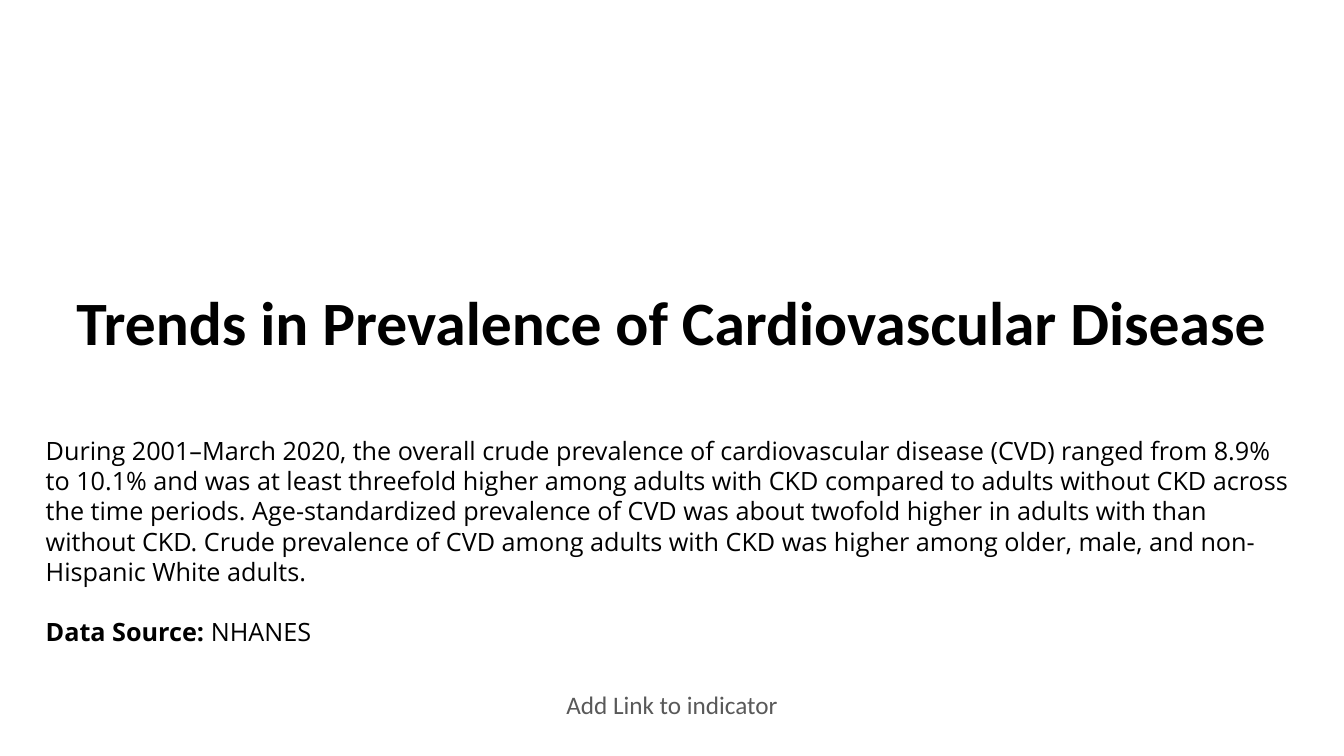
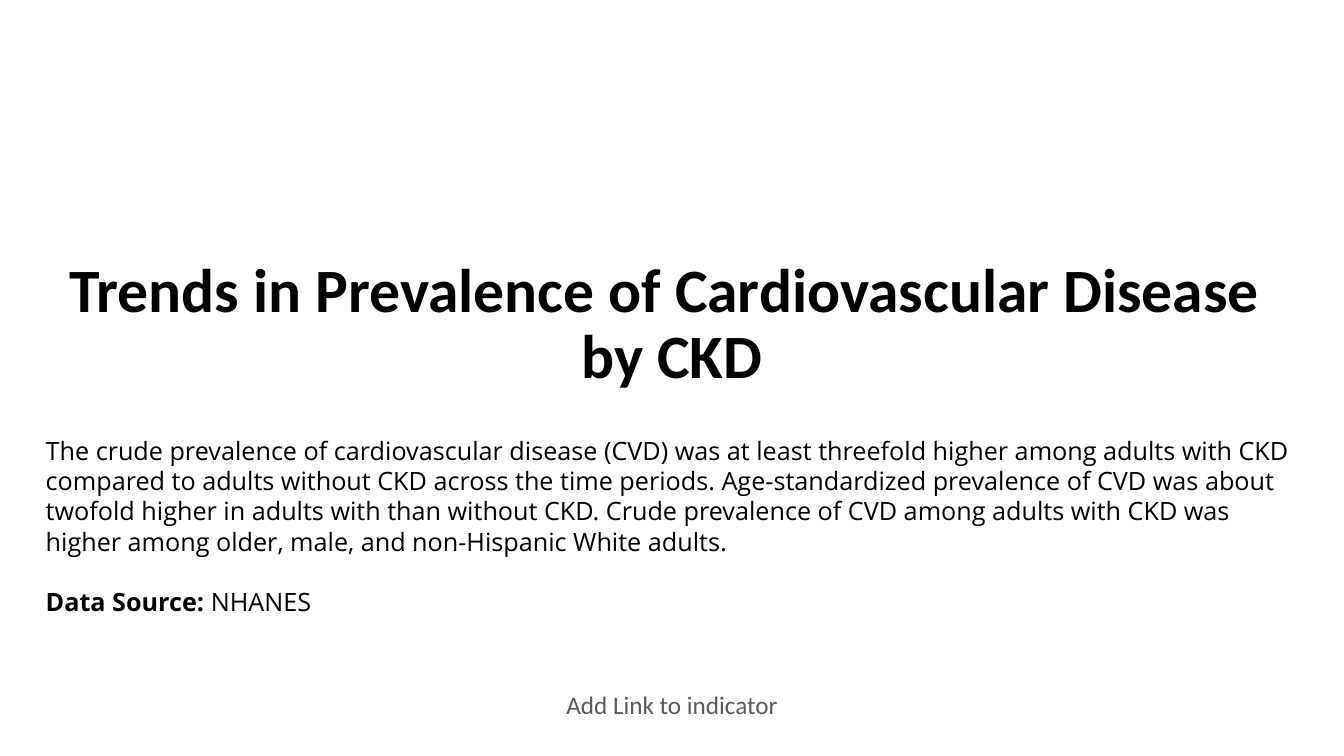
Before and after one commit to CDCgov/nccdphp-ddt-kdss, a slide deck: slide 1 of CKDSurveillance/PPT/Q807.pptx. Drawn at 1344x756 pixels with LibreOffice and Linux fonts; fonts in the diff are those of the drawing; background and template pictures are left out. Boxes give left, top, right and bottom in pixels: in the first picture for what was removed or moved away, otherwise in the second. Text is boxed around its words. In the diff, an @@ line names an element or a change of style, - is before the commit and + after.

```diff
--- a/CKDSurveillance/PPT/Q807.pptx
+++ b/CKDSurveillance/PPT/Q807.pptx
@@ title at [69, 268, 1258, 388]: text changed @@
-Trends in Prevalence of Cardiovascular Disease
+Trends in Prevalence of Cardiovascular Disease
+by CKD
@@ text at [46, 440, 1289, 557]: text changed @@
-During 2001–March 2020, the overall crude prevalence of cardiovascular disease (CVD) ranged from 8.9% to 10.1% and was at least threefold higher among adults with CKD compared to adults without CKD across the time periods. Age-standardized prevalence of CVD was about twofold higher in adults with than without CKD. Crude prevalence of CVD among adults with CKD was higher among older, male, and non-Hispanic White adults.
+The crude prevalence of cardiovascular disease (CVD) was at least threefold higher among adults with CKD compared to adults without CKD across the time periods. Age-standardized prevalence of CVD was about twofold higher in adults with than without CKD. Crude prevalence of CVD among adults with CKD was higher among older, male, and non-Hispanic White adults.
```
Also in this commit, not shown: 1 other slide changed, 3 other files.
